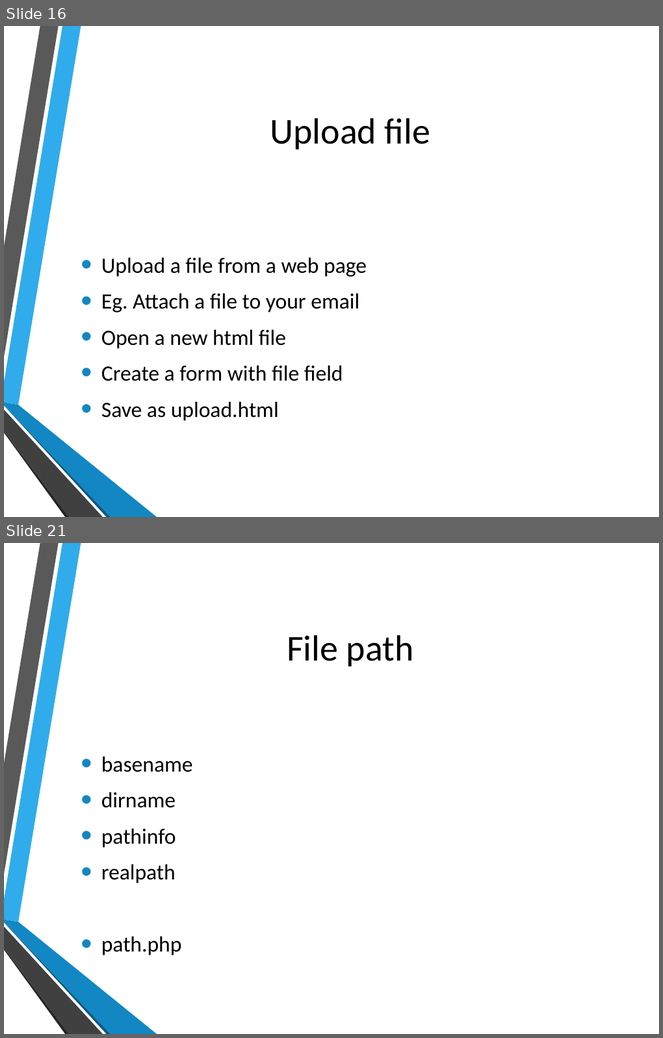
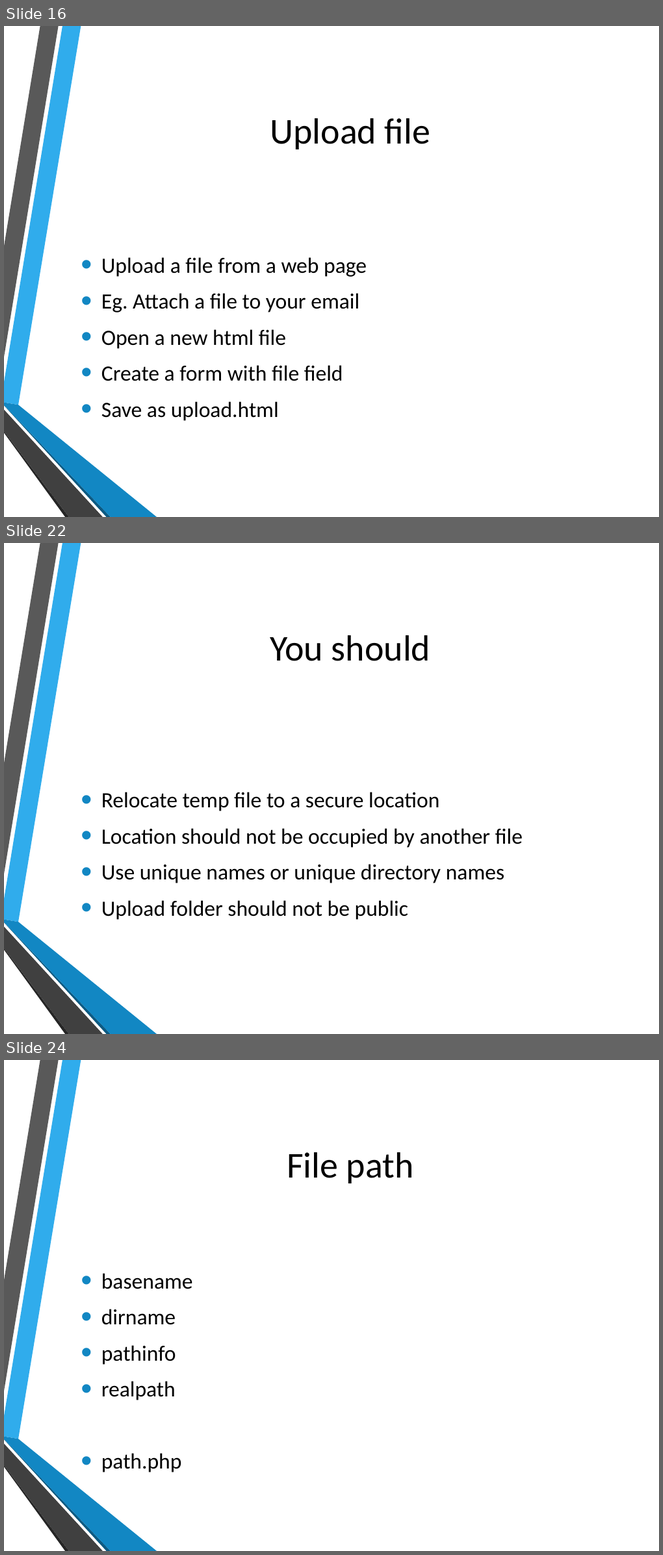
Before and after one commit to hatted/fevaworks-php, a slide deck: php-fw6/lesson6.pptx. Shown one above the other, each under a label of ours: slides 16 and 21 before the commit, slides 16, 22 and 24 after it; the slides between them are not shown. The pictures are 663x1038 and 663x1555 pixels, drawn with LibreOffice and Linux fonts; fonts in the diff are those of the drawing; background and template pictures are left out. Boxes give left, top, right and bottom in pixels: in the first picture for what was removed or moved away, otherwise in the second. Text is boxed around its words. In the diff, an @@ line names an element or a change of style, - is before the commit and + after.

```diff
--- a/php-fw6/lesson6.pptx
+++ b/php-fw6/lesson6.pptx
@@ slide 22 added at (4,543,659,1034), background picture (left out); not listed: 6 template elements that a slide beside it also shows @@
@@ title added at (270,635,430,661), 40 pt, text #000000 @@
+You should
@@ text added at (102,792,523,920), 24 pt, text #000000 @@
+• Relocate temp file to a secure location
+• Location should not be occupied by another file
+• Use unique names or unique directory names
+• Upload folder should not be public
@@ what was slide 21 is now slide 24 @@
```
Also in this commit, not shown: 4 slides changed, 3 other slides added, 1 slide removed, 15 other files.
